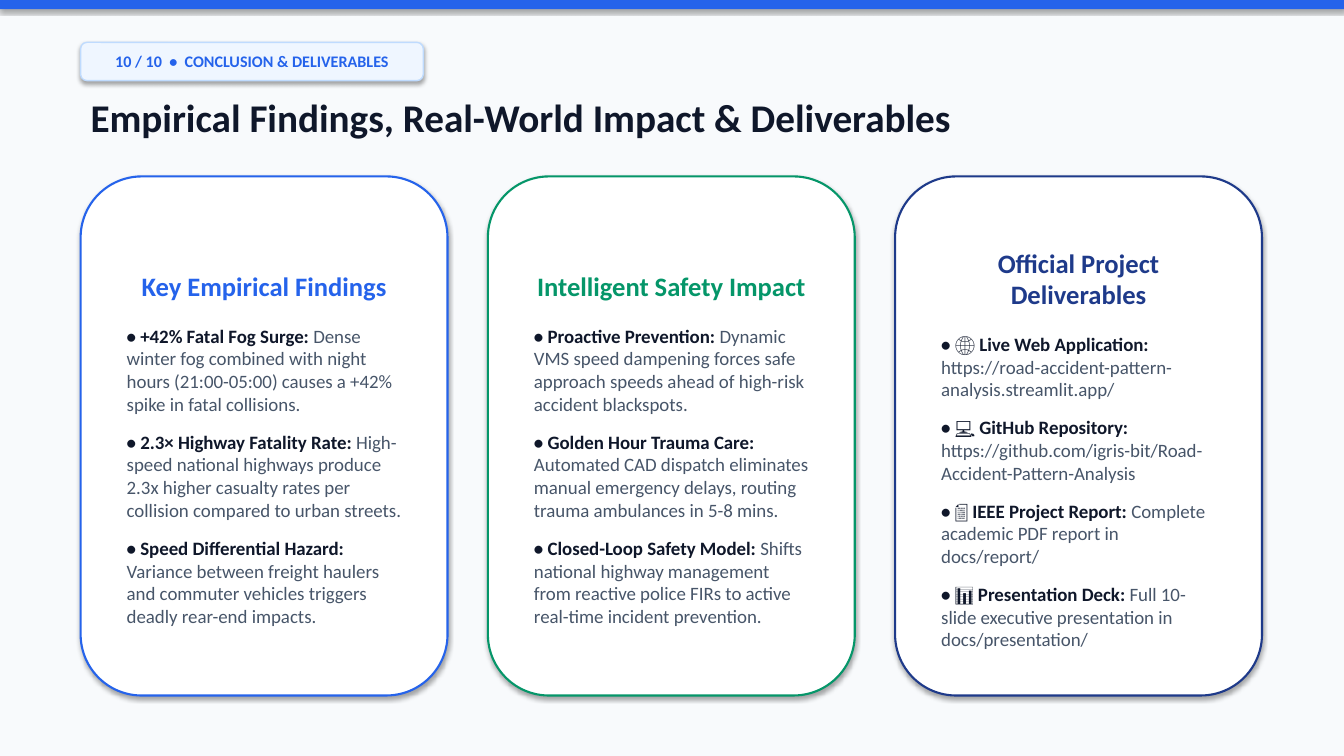
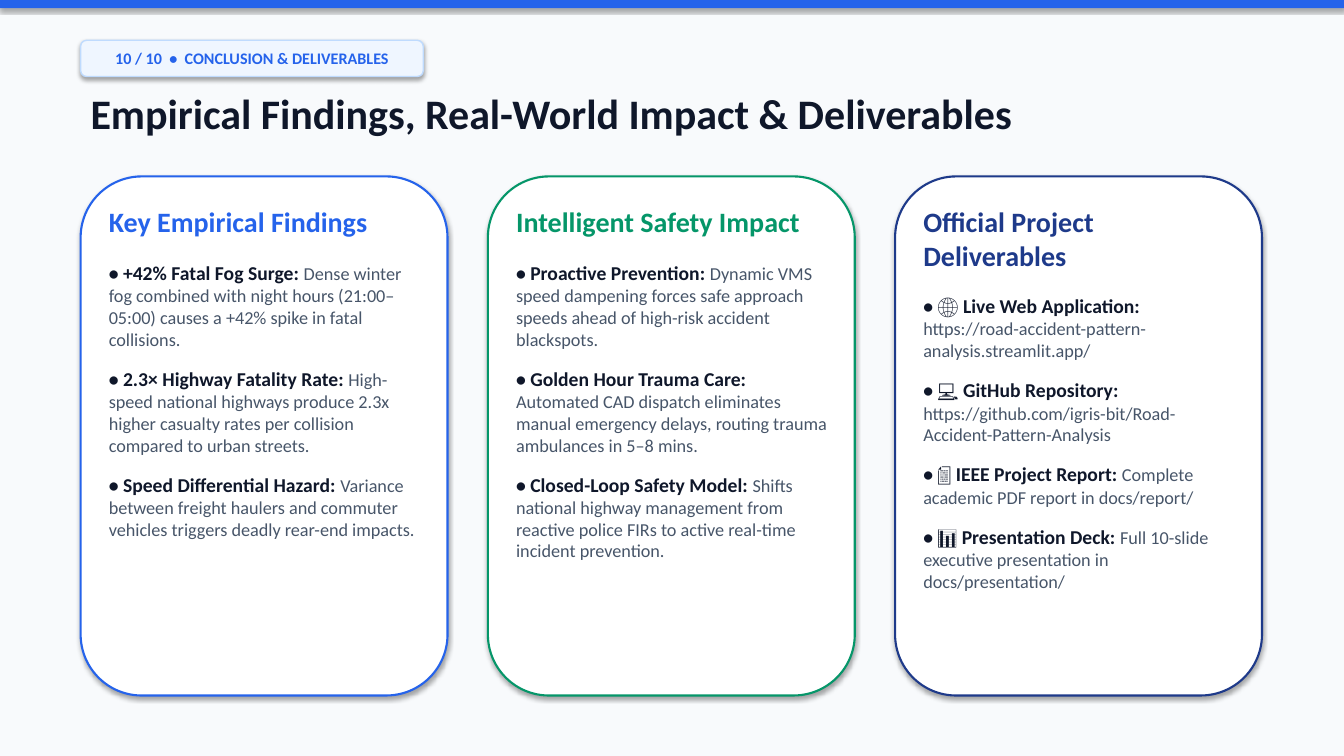
Before and after one commit to igris-bit/Road-Accident-Pattern-Analysis, a slide deck: slide 10 of docs/presentation/Road_Accident_Pattern_Analysis_Presentation.pptx. Drawn at 1344x756 pixels with LibreOffice and Linux fonts; fonts in the diff are those of the drawing. Boxes give left, top, right and bottom in pixels: in the first picture for what was removed or moved away, otherwise in the second. Text is boxed around its words. In the diff, an @@ line names an element or a change of style, - is before the commit and + after.

Commit message:
Refine PPT layout with modular member cards, increased font sizes, and top-aligned concise text

```diff
--- a/docs/presentation/Road_Accident_Pattern_Analysis_Presentation.pptx
+++ b/docs/presentation/Road_Accident_Pattern_Analysis_Presentation.pptx
@@ text "Empirical Findings, Real-World Impact & ..." at (91,99,1012,136): size 28 to 30 pt @@
@@ text "Intelligent Safety Impact" at (516,212,827,560): vertical alignment middle to top; fill #FFFFFF to none; outline #059669 1.5 pt to none; shadow off @@
@@ rounded rectangle added at (488,176,855,696), fill #FFFFFF, outline #059669 1.5 pt @@
@@ 2 texts, 1 rounded rectangle: place and size @@
-2 texts, 1 rounded rectangle at (81,42,1262,696)
+2 texts, 1 rounded rectangle at (81,40,1208,591)
@@ text "Official Project Deliverables" at (923,212,1208,591): size 19 to 20 pt in "Official Project Deliverables"; size 13.5 to 14 pt in "• 🌐 Live Web Application:", "• 💻 GitHub Repository:", "• 📄 IEEE Project Report:", "• 📊 Presentation Deck:"; size 13.5 to 13 pt in "https://road-accident-pattern-analysis.streamlit.app/", "https://github.com/igris-bit/Road-Accident-Pattern-Analysis", "Complete academic PDF report in docs/report/", "Full 10-slide executive presentation in docs/presentation/"; alignment centre to left; more space between paragraphs; vertical alignment middle to top; fill #FFFFFF to none; outline #1E3A8A 1.5 pt to none; shadow off @@
@@ rounded rectangle added at (895,176,1262,696), fill #FFFFFF, outline #1E3A8A 1.5 pt @@
@@ text added at (109,212,414,539), 13 pt, text #475569 @@
+Key Empirical Findings
+• +42% Fatal Fog Surge: Dense winter fog combined with night hours (21:00–05:00) causes a +42% spike in fatal collisions.
+• 2.3× Highway Fatality Rate: High-speed national highways produce 2.3x higher casualty rates per collision compared to urban streets.
+• Speed Differential Hazard: Variance between freight haulers and commuter vehicles triggers deadly rear-end impacts.
@@ text at (516,212,812,560): size 19 to 20 pt in "Intelligent Safety Impact"; size 13.5 to 14 pt in "• Proactive Prevention:", "• Closed-Loop Safety Model:"; size 13.5 to 13 pt in "Dynamic VMS speed dampening forces safe approach ...", "Shifts national highway management from reactive police ..."; alignment centre to left; more space between paragraphs @@
@@ text in rounded rectangle at (127,277,401,626): text removed @@
-Key Empirical Findings
-• +42% Fatal Fog Surge: Dense winter fog combined with night hours (21:00-05:00) causes a +42% spike in fatal collisions.
-• 2.3× Highway Fatality Rate: High-speed national highways produce 2.3x higher casualty rates per collision compared to urban streets.
-• Speed Differential Hazard: Variance between freight haulers and commuter vehicles triggers deadly rear-end impacts.
@@ text at (516,372,827,452): text changed; size 13.5 to 13 pt @@
-• Golden Hour Trauma Care: Automated CAD dispatch eliminates manual emergency delays, routing trauma ambulances in 5-8 mins.
+• Golden Hour Trauma Care: Automated CAD dispatch eliminates manual emergency delays, routing trauma ambulances in 5–8 mins.
```
Also in this commit, not shown: 9 other slides changed.
